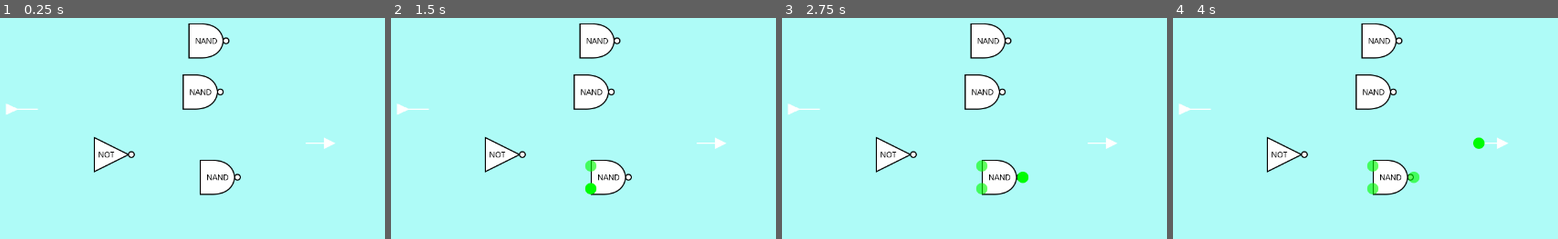
Above: before the commit, frames 1-4 (left to right).
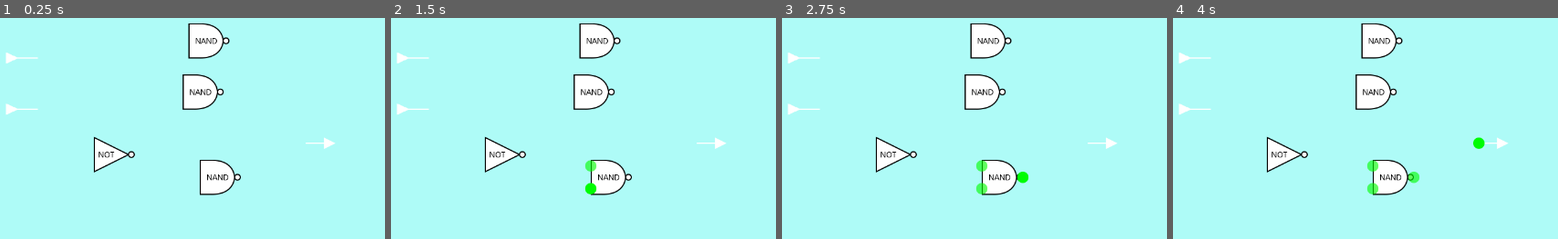
Above: after the commit, the same moments.

Repository: andrew-wilkes/digital-logic
Game: Godot game, scene res://parts/lib/c1.tscn
The game is run twice, just before and just after one commit, with the same random seed, the same clock (stepped at 60 frames per second) and the same inputs. This scene is started directly instead of the project's main scene.
Inputs (mouse positions are in pixels of both pictures, inside the frame that each line leads up to):
- Up to frame 1 (0.25 s): no input
- Up to frame 2 (1.5 s): tap Enter at 0.5 s; move the mouse to (591, 166) at 0.52 s; click (591, 166) at 0.67 s; tap Space at 1.25 s; move the mouse to (591, 188) at 1.27 s; click (591, 188) at 1.42 s
- Up to frame 3 (2.75 s): tap Enter at 2 s; move the mouse to (1024, 177) at 2.02 s; click (1024, 177) at 2.17 s
- Up to frame 4 (4 s): tap Space at 2.75 s; move the mouse to (1392, 177) at 2.77 s; click (1392, 177) at 2.92 s; tap Enter at 3.5 s; move the mouse to (1477, 143) at 3.52 s; click (1477, 143) at 3.67 s

The runs differ from the first frame. In frame 1, 0.1% of the frame differs, in the area x 1-10%, y 15-21%; in frame 2, 0.1%; in frame 3, 0.1%; in frame 4, 0.1%.

Commit message:
Show labels on load of circuit

Diff:
--- a/game/Circuit.gd
+++ b/game/Circuit.gd
@@ -390,6 +390,7 @@
 		var id = 0
 		for p in parts:
 			if p.has_method("set_label"):
+				p.show_label()
 				p.set_label(circuit.parts[id].label)
 			for pin_wires in circuit.parts[id].wires:
 				for w in pin_wires:
--- a/game/parts/lib/c1.tscn
+++ b/game/parts/lib/c1.tscn
@@ -78,3 +78,13 @@
 show_state = false
 is_ext_input = false
 gate_type = "NAND"
+
+[node name="Input" type="Node2D" parent="." instance=ExtResource( 7 )]
+position = Vector2( -70, 80 )
+script = ExtResource( 6 )
+highlight_pin = true
+highlight_part = true
+moveable = true
+wireable = true
+show_state = true
+is_ext_input = true
--- a/game/parts/lib/data.json
+++ b/game/parts/lib/data.json
@@ -1 +1 @@
-{"c1":{"desc":"","offset":{"x":230,"y":40},"parts":[{"id":0, …(187 unchanged characters)… 0,1]]]},{"id":5,"label":"","wires":[[]]}],"title":"Nand"},"c2":{"desc":"Example  …(2707 unchanged characters)…
+{"c1":{"desc":"","offset":{"x":230,"y":40},"parts":[{"id":0, …(187 unchanged characters)… 0,1]]]},{"id":5,"label":"","wires":[[]]},{"id":6,"label":"xxx","wires":[[[5,0]]]}],"title":"Nand"},"c2":{"desc":"Example  …(2707 unchanged characters)…
